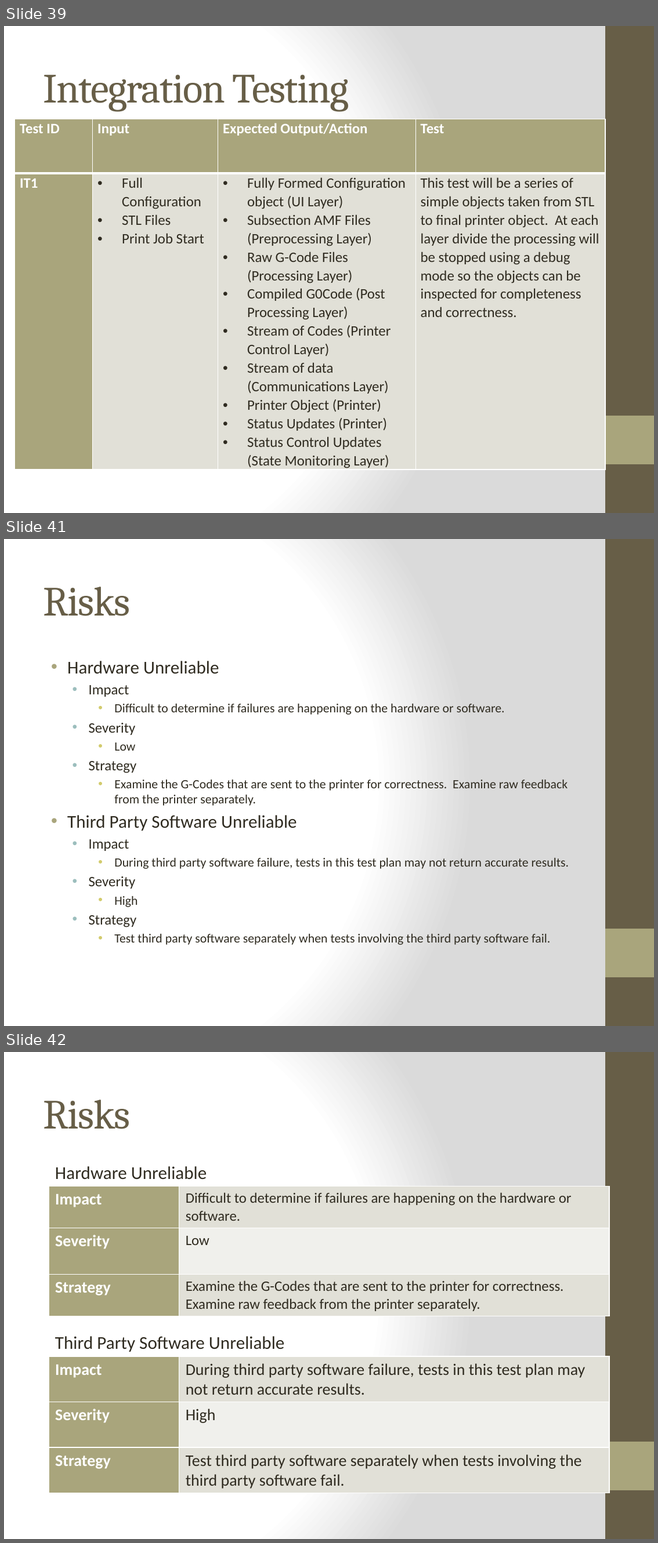
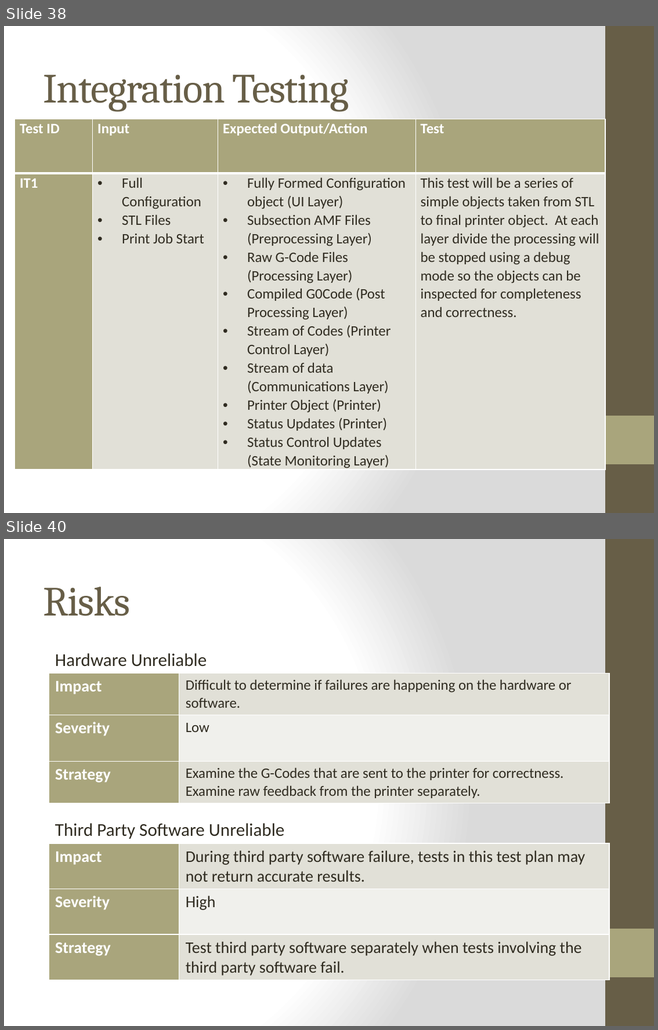
Before and after one commit to qpHalcy0n/SRDesign, a slide deck: Test Plan Presentation/Team Ink3d Test Plan.pptx. Shown one above the other, each under a label of ours: slides 39, 41 and 42 before the commit, slides 38 and 40 after it; the slides between them are not shown. The pictures are 658x1543 and 658x1030 pixels, drawn with LibreOffice and Linux fonts; fonts in the diff are those of the drawing. Boxes give left, top, right and bottom in pixels: in the first picture for what was removed or moved away, otherwise in the second. Text is boxed around its words. In the diff, an @@ line names an element or a change of style, - is before the commit and + after.

```diff
--- a/Test Plan Presentation/Team Ink3d Test Plan.pptx
+++ b/Test Plan Presentation/Team Ink3d Test Plan.pptx
@@ slide 41 removed at (x1=4, y1=539, x2=654, y2=1026), background gradient #FFFFFF to #DADADA; not listed: 2 template elements that a slide beside it also shows @@
@@ title removed at (x1=43, y1=587, x2=130, y2=616) @@
-Risks
@@ text removed at (x1=67, y1=661, x2=568, y2=945) @@
-• Hardware Unreliable
-  • Impact
-    • Difficult to determine if failures are happening on the hardware or software.
-  • Severity
-    • Low
-  • Strategy
-    • Examine the G-Codes that are sent to the printer for correctness. Examine raw feedback from the printer separately.
-• Third Party Software Unreliable
-  • Impact
-    • During third party software failure, tests in this test plan may not return accurate results.
-  • Severity
-    • High
-  • Strategy
-    • Test third party software separately when tests involving the third party software fail.
@@ what was slide 39 is now slide 38 @@
@@ what was slide 42 is now slide 40 @@
```
Also in this commit, not shown: 9 slides changed, 1 other slide removed.
